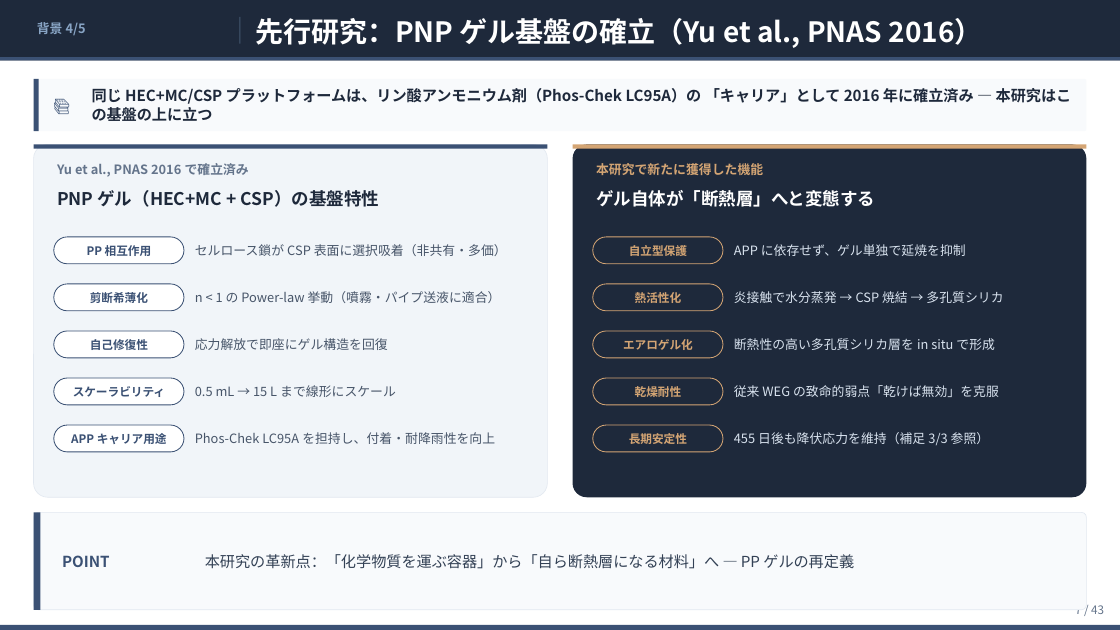
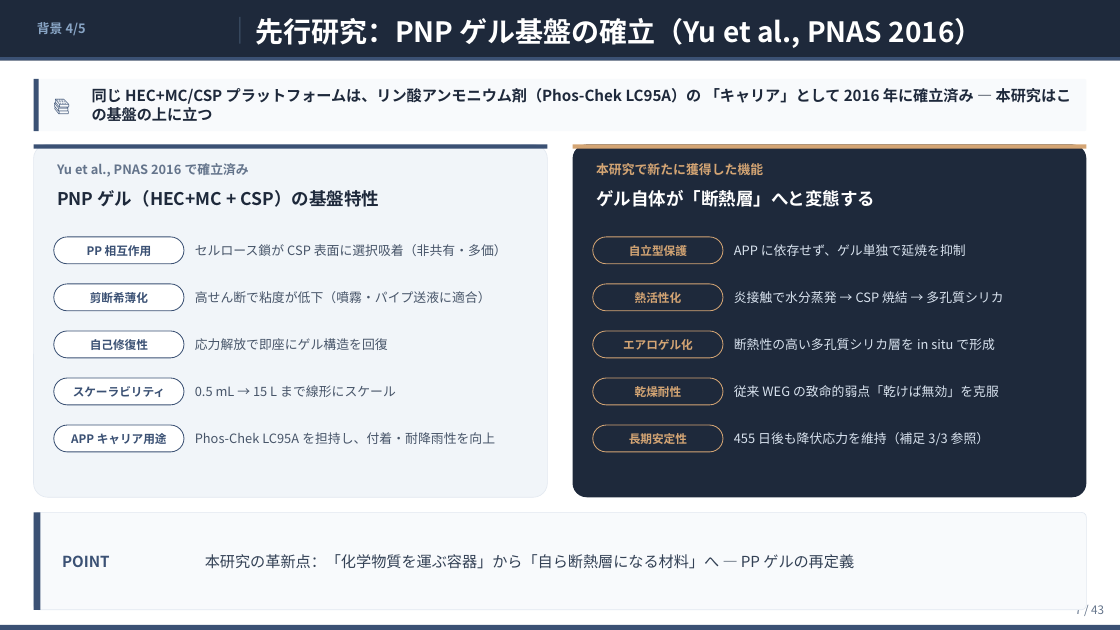
Before and after one commit to ytaisei0525-design/my-first-claude, a slide deck: slide 7 of slides.pptx. Drawn at 1120x630 pixels with LibreOffice and Linux fonts; fonts in the diff are those of the drawing. Boxes give left, top, right and bottom in pixels: in the first picture for what was removed or moved away, otherwise in the second. Text is boxed around its words. In the diff, an @@ line names an element or a change of style, - is before the commit and + after.

```diff
--- a/slides.pptx
+++ b/slides.pptx
@@ text at [195, 291, 491, 303]: text changed @@
-n < 1 の Power-law 挙動（噴霧・パイプ送液に適合）
+高せん断で粘度が低下（噴霧・パイプ送液に適合）
```
Also in this commit, not shown: 5 other slides changed, 4 other files.
